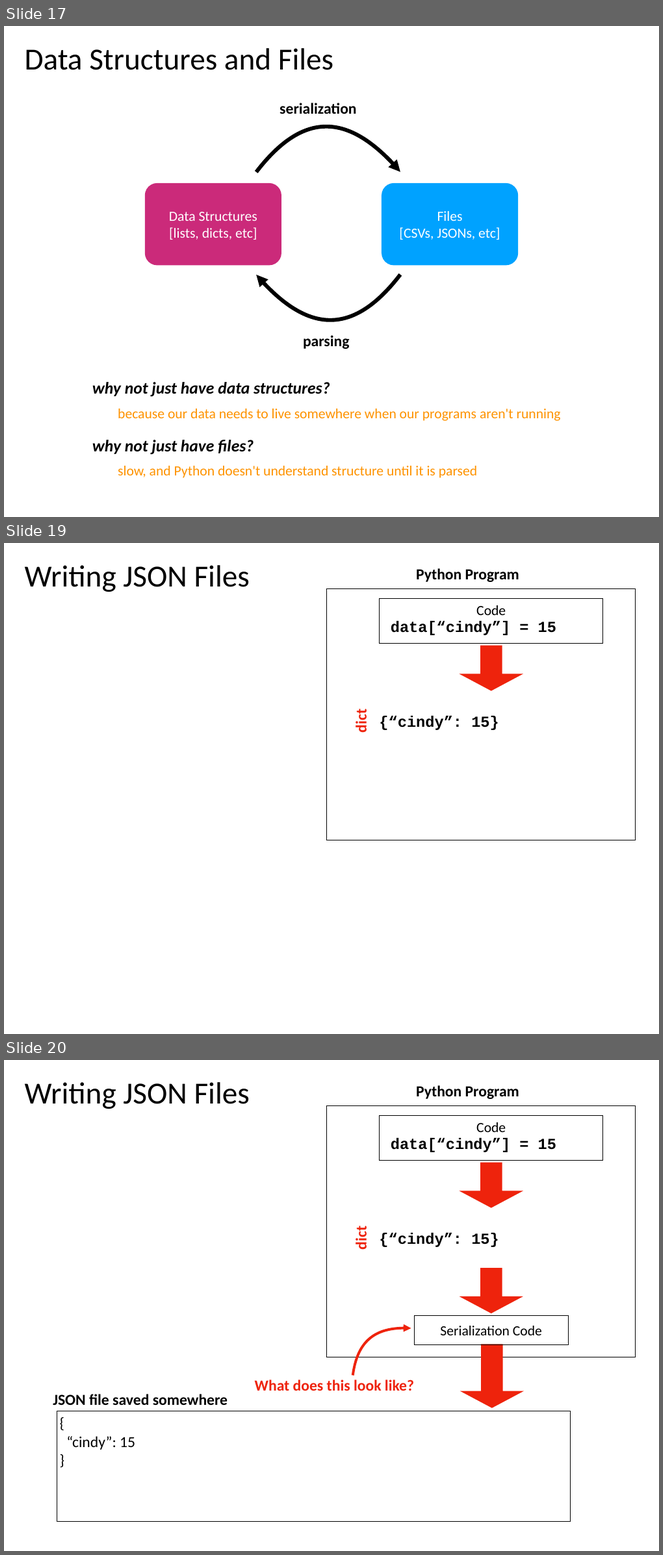
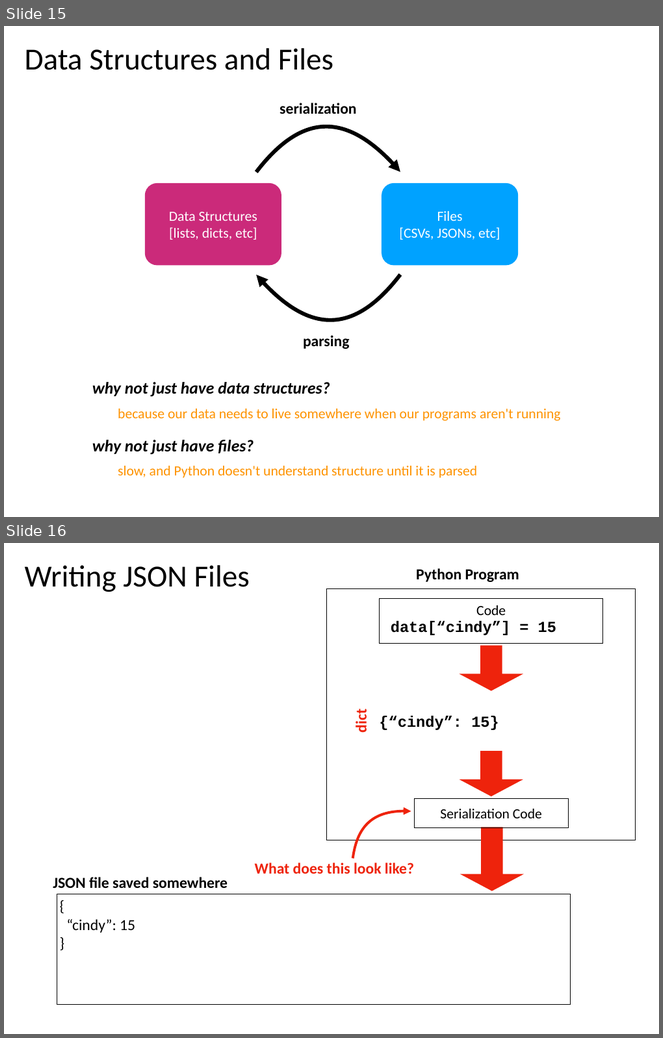
Before and after one commit to tylerharter/caraza-harter-com, a slide deck: tyler/meena/cs220/f20/materials/lec_19_F20.pptx. Shown one above the other, each under a label of ours: slides 17, 19 and 20 before the commit, slides 15 and 16 after it; the slides between them are not shown. The pictures are 663x1555 and 663x1038 pixels, drawn with LibreOffice and Linux fonts; fonts in the diff are those of the drawing. Boxes give left, top, right and bottom in pixels: in the first picture for what was removed or moved away, otherwise in the second. Text is boxed around its words. In the diff, an @@ line names an element or a change of style, - is before the commit and + after.

Commit message:
Fixing lec 19 slide title

```diff
--- a/tyler/meena/cs220/f20/materials/lec_19_F20.pptx
+++ b/tyler/meena/cs220/f20/materials/lec_19_F20.pptx
@@ slide 19 removed at (4, 543, 659, 1034), background #FFFFFF @@
@@ title removed at (25, 565, 250, 592) @@
-Writing JSON Files
@@ text removed at (416, 568, 519, 582) @@
-Python Program
@@ rectangle removed at (327, 589, 635, 841) @@
@@ rectangle removed at (380, 599, 603, 644) @@
-Code
@@ text removed at (391, 621, 556, 635) @@
-data[“cindy”] = 15
@@ right arrow removed at (459, 645, 523, 691) @@
@@ text removed at (352, 711, 371, 733) @@
-dict
@@ text removed at (379, 716, 499, 730) @@
-{“cindy”: 15}
@@ what was slide 17 is now slide 15 @@
@@ what was slide 20 is now slide 16 @@
```
Also in this commit, not shown: 1 slide changed, 3 other slides removed.
